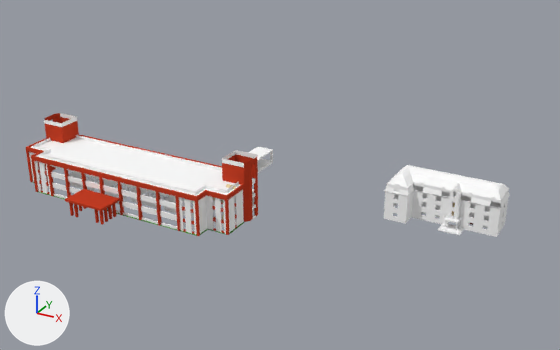
Two versions of the Blender file _Models/map.blend, one commit apart.
Camera for both pictures: a 50 mm lens placed at (321.0, -318.0, 225.0), pointed at (102.0, 81.0, 25.0). Every picture has the same lights, and +X, +Y and +Z are marked at lower left.

In view in the first picture: 'prof_walls', 'school_ba_walls'.
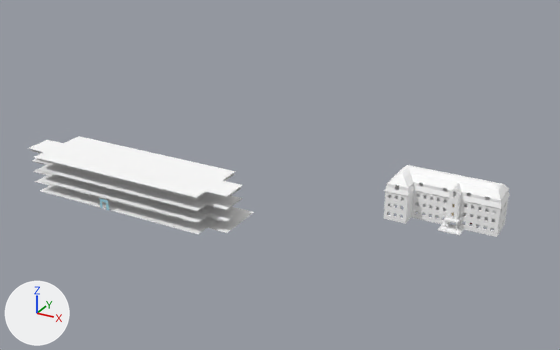
Commit message: Updated the map.

Diff of the bpy script that builds the scene:
```diff
--- a/_Models/map.blend.py
+++ b/_Models/map.blend.py
@@ me_walls_012 @@
 # used by ob_school_ba_walls; parent = ob_school_block_a; location = (0.0, 0.0, 0.0)
-me_walls_012.from_pydata(...)  # 1678 vertices, 1043 faces, 14 loose edges; spans x -38.5..46.0, y 4.0..59.5, z 0.0..20.2
+me_walls_012.from_pydata(...)  # 1891 vertices, 1057 faces, 13 loose edges; spans x -38.5..46.0, y 4.0..59.5, z 0.0..20.2
+# me_walls_012 part 1: the loose piece of 8 vertices spanning x -7.5..7.5, y 4.0..13.0, z 5.2..6.0 is moved by (0.0, 0.0, -1.5)
+# me_walls_012 part 2: 62 vertices moved from x -23.9..45.5, y 4.9..34.5, z 0.0..11.8 to x -12.1..44.0, y 4.9..35.8, z 0.0..11.8; 278 vertices removed from x -38.5..46.0, y 13.5..36.0, z 0.0..13.5; 443 vertices added at x -38.3..45.8, y 13.6..36.0, z 0.0..13.2
 me_walls_012.materials.append(mat_bricks)
@@ me_walls_007 @@
 # used by ob_school_ba_ground; parent = ob_school_block_a; location = (0.0, 0.0, 0.0)
-me_walls_007.from_pydata(...)  # 50 vertices, 20 faces; spans x -36.5..44.0, y 14.0..35.5, z 0.0..8.0
+me_walls_007.from_pydata(...)  # 124 vertices, 59 faces; spans x -37.0..44.5, y 13.5..36.0, z 0.0..12.8
+# me_walls_007 part 3: a new loose piece of 18 vertices spanning x -36.5..44.0, y 14.0..35.5, z 7.7..7.8, in mat_white (white #ffffff)
+# me_walls_007 part 4: 8 vertices moved from x -36.5..44.0, y 35.5, z 3.8..8.0 to x -32.0..39.5, y 35.5, z 3.8..8.0; 16 vertices removed from x -36.5..44.0, y 25.0, z 3.7..8.0; 72 vertices added at x -37.0..44.5, y 13.5..36.0, z 3.8..12.8
 me_walls_007.materials.append(mat_white)
@@ me_ground_004 @@
 # used by ob_prof_walls; parent = ob_professor_building; location = (0.0, 0.0, 0.0)
-me_ground_004.from_pydata(...)  # 1208 vertices, 885 faces, 6 loose edges; spans x 82.2..117.8, y 51.3..66.8, z -0.8..15.0
+me_ground_004.from_pydata(...)  # 2238 vertices, 1648 faces, 2 loose edges; spans x 82.2..127.2, y 51.2..66.8, z -0.8..15.0
+# me_ground_004 part 5: 174 vertices moved from x 82.5..117.5, y 51.5..66.5, z 0.8..11.2 to x 82.5..117.5, y 51.5..66.0, z 0.8..11.2; 406 vertices removed from x 82.2..117.8, y 51.5..66.0, z 0.8..14.2; 1435 vertices added at x 82.5..121.5, y 51.5..66.0, z -0.6..14.2
 me_ground_004.materials.append(mat_white)
@@ ob_school_ba_walls @@
 ob_school_ba_walls.location = (0.0, 0.0, 0.0)
+ob_school_ba_walls.hide_viewport = True
@@ ob_school_ba_ground @@
 ob_school_ba_ground.location = (0.0, 0.0, 0.0)
-ob_school_ba_ground.hide_viewport = True
```

Where the change shows, as pixel boxes (x1, y1, x2, y2) in the pictures (560 x 350 px; the box of a moved part takes in the faces that stretch with it):
'school_ba_walls', hidden
    before: (26, 113, 273, 236)
'school_ba_ground', shown
    after: (29, 136, 254, 234)
part 1 of me_walls_012, moved or reshaped (not visible afterwards)
    before: (65, 189, 120, 211)
part 2 of me_walls_012, moved or reshaped (not visible afterwards)
    before: (30, 138, 256, 234)
part 3 of me_walls_007, added
    after: (32, 161, 242, 212)
part 4 of me_walls_007, built on
    after: (29, 136, 242, 223)
part 5 of me_ground_004, built on
    both: (384, 180, 504, 233)
